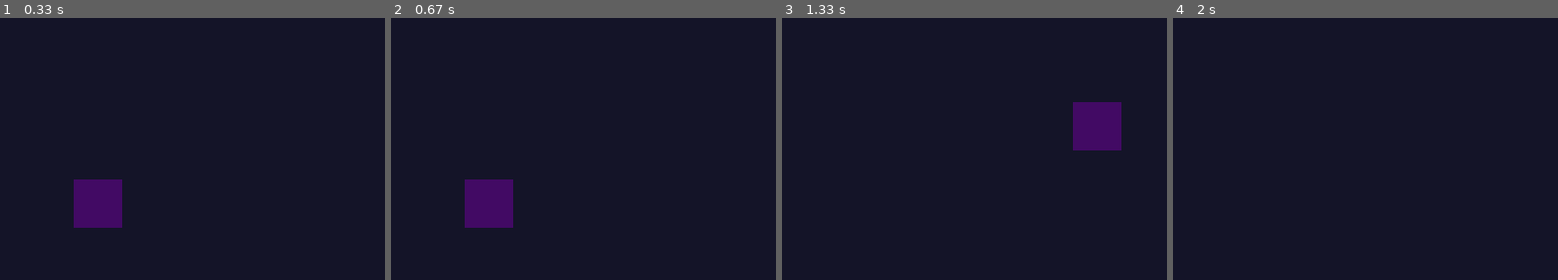
Above: before the commit, frames 1-4 (left to right).
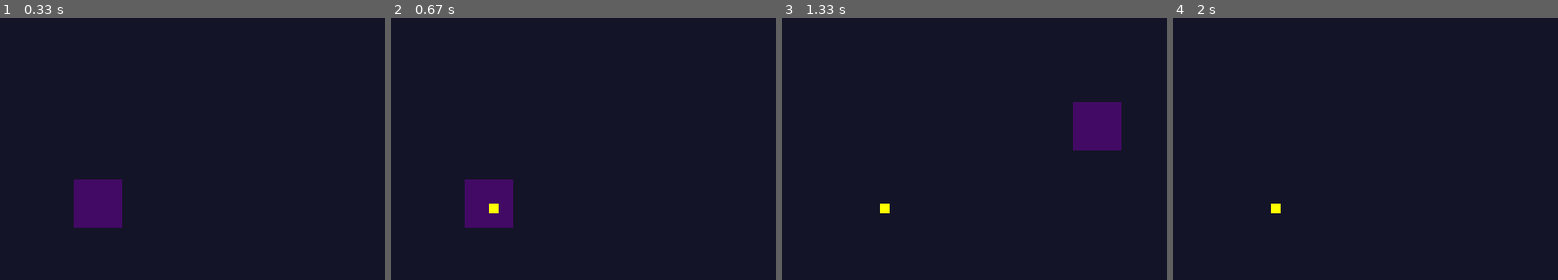
Above: after the commit, the same moments.

Repository: IsaquielNathan/Novas-tec-1s-2026-
Game: pygame game, started from aula-pygames/atividade5.py
Two runs of this game, one before a commit and one after it. Both use one fixed random seed, a clock stepped at 60 frames per second and the inputs below.
Inputs (mouse positions are % of the whole screen's width and height, from its top left):
- Up to frame 1 (0.33 s): no input
- Up to frame 2 (0.67 s): click (50, 54) at 0.38 s
- Up to frame 3 (1.33 s): hold Right 0.67-1.13 s; move the mouse to (46, 59) at 0.7 s; hold Up from 1.17 s (still down)
- Up to frame 4 (2 s): release Up at 1.47 s; hold Right 1.5-1.97 s
The pictures show only the part of the screen within x 37-87%, y 18-68%; the shares and areas given below are measured in that part.

Frame 1 is identical in both runs. In frame 2, less than 0.1% of the frame differs, in the area x 25-28%, y 70-75%; in frame 3, less than 0.1%; in frame 4, less than 0.1%.

Commit message:
Atualizando código com balas direcionais

Diff:
--- a/aula-pygames/atividade5.py
+++ b/aula-pygames/atividade5.py
@@ -33,15 +33,37 @@
         if teclas[pygame.K_DOWN] and self.rect.y < 550: self.rect.y += self.velocidade
 
 class Bala(EntidadeBase):
-    def __init__(self, x, y):
-        super().__init__(x, y, 10, 20, (255, 255, 0))
+    def __init__(self, x, y, alvo_x, alvo_y):
+        # Dimensões 10x10 para um projétil mais simétrico
+        super().__init__(x, y, 10, 10, (255, 255, 0))
         self.velocidade = 12
 
+        # Float para manter a precisão do movimento diagonal
+        self.pos_x = float(x)
+        self.pos_y = float(y)
+
+        dx = alvo_x - x
+        dy = alvo_y - y
+        distancia = (dx**2 + dy**2) ** 0.5
+
+        if distancia == 0:
+            distancia = 1
+        self.vel_x = (dx / distancia) * self.velocidade
+        self.vel_y = (dy / distancia) * self.velocidade
+
     def voar(self):
-        self.rect.y -= self.velocidade
+        # Atualiza a posição exata (float)
+        self.pos_x += self.vel_x
+        self.pos_y += self.vel_y
+
+        # Atualiza o rect do pygame (que arredonda para int automaticamente)
+        self.rect.x = int(self.pos_x)
+        self.rect.y = int(self.pos_y)
 
     def fora_da_tela(self):
-        return self.rect.bottom < 0
+        # A bala é destruída ao sair por qualquer um dos 4 cantos da tela
+        return (self.rect.bottom < 0 or self.rect.top > 600 or
+                self.rect.right < 0 or self.rect.left > 800)
 
 class Inimigo(EntidadeBase):
     def __init__(self, x, y, velocidade=3):
@@ -121,9 +143,12 @@
             pygame.quit()
             sys.exit()
 
-        if ev.type == pygame.KEYDOWN:
-            if ev.key == pygame.K_SPACE:
-                nova_bala = Bala(jogador.rect.centerx - 5, jogador.rect.top)
+        if ev.type == pygame.MOUSEBUTTONDOWN:
+            if ev.button == 1: # Botão esquerdo do mouse
+                mouse_x, mouse_y = pygame.mouse.get_pos()
+
+                # Cria uma bala saindo do jogador e indo para a direção do mouse
+                nova_bala = Bala(jogador.rect.centerx, jogador.rect.centery, mouse_x, mouse_y)
                 balas.append(nova_bala)
 
     # Lógica do Nível
--- /dev/null
+++ b/aula-pygames/tempCodeRunnerFile.py
@@ -0,0 +1 @@
+nivel
